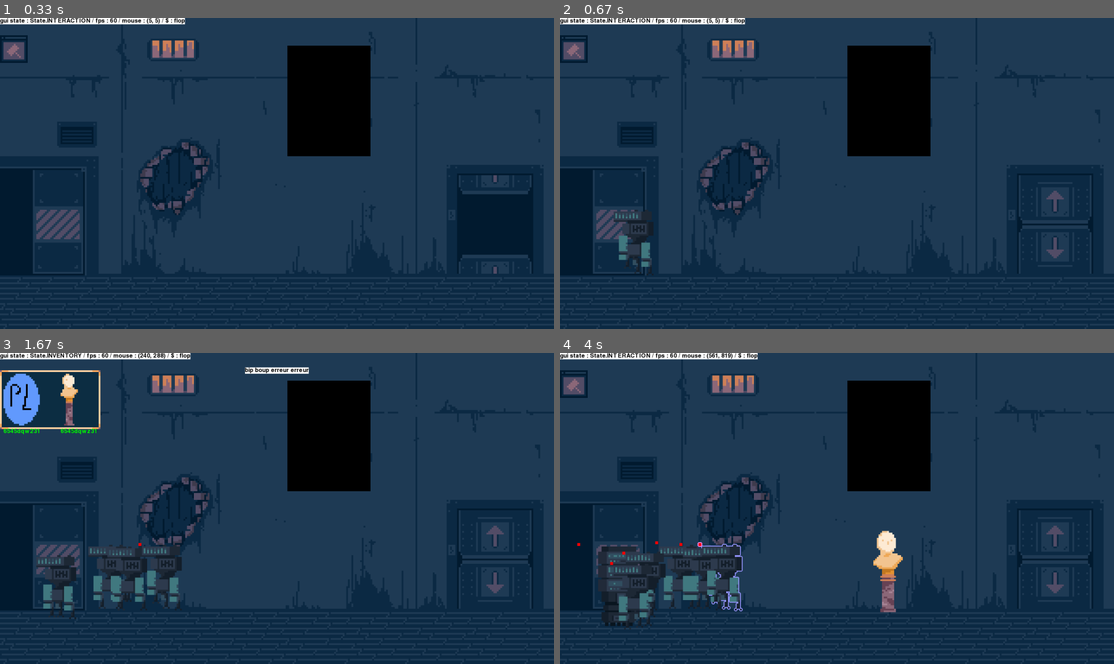
Above: before the commit, frames 1-4 (two rows, left to right).
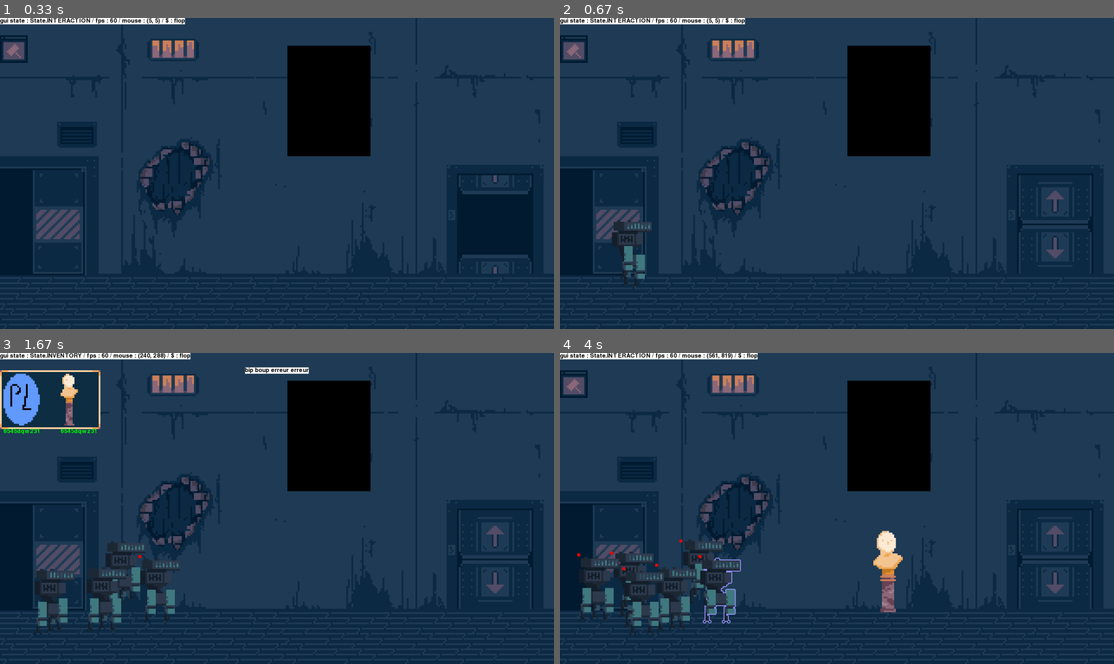
Above: after the commit, the same moments.

Repository: PouchyCorp/TrophNSI
Game: pygame game, started from sources/main.py
Two runs of this game, one before a commit and one after it. Both use one fixed random seed, a clock stepped at 60 frames per second and the inputs below.
Inputs (mouse positions are in pixels of both pictures, inside the frame that each line leads up to):
- Up to frame 1 (0.33 s): no input
- Up to frame 2 (0.67 s): tap B at 0.33 s
- Up to frame 3 (1.67 s): hold Up 0.67-1.13 s; tap Space at 0.73, 1.03, 1.57 s; tap B at 0.82 s; click (66, 436) at 1.22 s; hold Down from 1.5 s (still down)
- Up to frame 4 (4 s): release Down at 1.8 s; click (632, 399) at 1.88 s; click (886, 436) at 2.22 s; hold Up 2.5-2.87 s; tap Space at 2.57, 2.97, 3.37, 3.7 s; hold Down 2.9-3.27 s; tap B at 3.05 s; hold Up 3.3-3.6 s; hold Down 3.63-3.93 s

Frame 1 is identical in both runs. In frame 2, 0.9% of the frame differs, in the area x 9-17%, y 61-87%; in frame 3, 3.0%; in frame 4, 4.0%, in the area x 3-33%, y 59-91%.

Commit message:
anims bot

Diff:
--- a/sources/main.py
+++ b/sources/main.py
@@ -19,15 +19,10 @@
 pg.display.set_caption('Creative Core')
 
 from objects.placeable import Placeable
-import objects.placeablesubclass as subplaceable
-from utils.anim import Animation
-from objects.pattern import Pattern
-from objects.canva import Canva
 from objects.bot import Hivemind, BotDistributor
 from core.buildmode import BuildMode, DestructionMode
 from utils.coord import Coord
 from ui.inventory import Inventory
-from objects.pattern_inv import PatternInv
 from ui.popup import Popup
 from utils.timermanager import TimerManager
 import ui.sprite as sprite
--- a/sources/objects/bot.py
+++ b/sources/objects/bot.py
@@ -6,7 +6,7 @@
 from room_config import R1
 import ui.sprite as sprite
 from utils.timermanager import TimerManager
-from utils.anim import Animation
+from utils.anim import Animation, Spritesheet
 import objects.placeablesubclass as subplaceable
 
 class BotStates(Enum):
@@ -73,10 +73,16 @@
             random_bot.is_reacting = True
         TIMER.create_timer(randint(self.react_time_min,self.react_time_max),self.create_react_bot, arguments=[TIMER])
 
+    def get_random_bot_spritesheet(self) -> tuple[Spritesheet, int]:
+        spritesheet_choice = choice(sprite.LIST_SPRITESHEET_ROBOT)
+        assert type(spritesheet_choice) is tuple
+        return spritesheet_choice
+
     def add_bot(self, gold_amount : int = 10):
         #checks if last place is empty
         if type(self.inline_bots[0]) is not Bot:
-            self.inline_bots[0] = Bot(Coord(1, (self.line_start_x,700+randint(-50,50))), gold_amount) #spawns bot
+            spritesheet_args = self.get_random_bot_spritesheet()
+            self.inline_bots[0] = Bot(Coord(1, (self.line_start_x,700+randint(-50,50))), gold_amount, spritesheet_args[0], spritesheet_args[1]) #spawns bot
 
     def free_last_bot(self, current_room):
         if type(self.inline_bots[-1]) is Bot:
@@ -168,7 +174,7 @@
 
 
 class Bot:
-    def __init__(self, coord : Coord, gold_amount) -> None:
+    def __init__(self, coord : Coord, gold_amount : int, anim_spritesheet : Spritesheet, spritesheet_lenght) -> None:
         self.coord = coord
         self.coord.xy = self.coord.get_pixel_perfect()
         self.__target_coord = self.coord.copy()
@@ -179,18 +185,21 @@
         self.state = BotStates.IDLE
         self.__move_cntr = 0
         self.move_dir = "RIGHT"
-        self.surf = choice([sprite.P4,sprite.P5]).copy()
+
+        self.anim_walk_right = Animation(anim_spritesheet, 0, spritesheet_lenght, 2)
+        self.anim_walk_left = Animation(anim_spritesheet, 1, spritesheet_lenght, 2)
+        #self.anim_idle_right = Animation(anim_spritesheet, 2, *spritesheet_args)
+        #self.anim_idle_left = Animation(anim_spritesheet, 3, *spritesheet_args)
+        #self.anim_watch = Animation(anim_spritesheet, 4, *spritesheet_args)
+
+        self.surf = self.anim_walk_right.get_frame()
         self.rect = self.surf.get_rect()
-
-        anim = Animation(sprite.SPRITESHEET_ROBOT_2, 1, 14, 3)
-        self.anim_idle = anim
 
         self.door_x = 1998
         self.exit_coords = Coord(1, (0,0))
 
         self.is_reacting = False
         self.gold_amount = gold_amount
-
 
     @property
     def target_coord(self):
@@ -228,6 +237,13 @@
                         #no valid destination -> leave
                         self.is_leaving = True
                         self.target_coord = self.exit_coords
+                """
+                match self.move_dir:
+                    case "RIGHT":
+                        self.surf = self.anim_idle_right.get_frame()
+                    case "LEFT":
+                        self.surf = self.anim_idle_left.get_frame()
+                """
 
                 if (self.coord.x, self.coord.room_num) != (self.target_coord.x, self.target_coord.room_num):
                     self.state = BotStates.WALK
@@ -243,10 +259,17 @@
                         TIMER.create_timer(1, self.set_attribute, False, arguments=('state', BotStates.IDLE))
 
                 self.move_to_target_coord()
-                self.surf = self.anim_idle.get_frame()
+                match self.move_dir:
+                    case "RIGHT":
+                        self.surf = self.anim_walk_right.get_frame()
+                    case "LEFT":
+                        self.surf = self.anim_walk_left.get_frame()
 
             case BotStates.WATCH:
                 draw.rect(self.surf, "green", (0,0,10,10))
+
+
+                #self.surf = self.anim_watch.get_frame()
 
             case _:
                 raise ValueError
--- a/sources/objects/dialogue.py
+++ b/sources/objects/dialogue.py
@@ -3,14 +3,13 @@
 
 pygame.init()
 class DialogueManager():
-    def __init__(self, fichier):    #nécessite de donner le chemin exacte du fichier
+    def __init__(self, fichier):
+        """nécessite de donner le chemin exacte du fichier"""
         self.fichier=fichier
-        #self.screen=screen    screen
         self.texte=[]
         self.number=None
         self.format = pygame.font.SysFont("Arial", 20)
         self.bot_surf = None
-
 
     def load_save(self):
         self.texte=[]  #debogage
--- a/sources/ui/sprite.py
+++ b/sources/ui/sprite.py
@@ -134,4 +134,6 @@
 
 WINDOW = load_image('data/window.png')
 
-SPRITESHEET_ROBOT_2 = anim.Spritesheet(load_image('data/robot_3.png'),(27*6,39*6))
+SPRITESHEET_ROBOT_1_PACK = (anim.Spritesheet(load_image('data/robot_3.png'),(27*6,39*6)), 14)
+
+LIST_SPRITESHEET_ROBOT = [SPRITESHEET_ROBOT_1_PACK]
